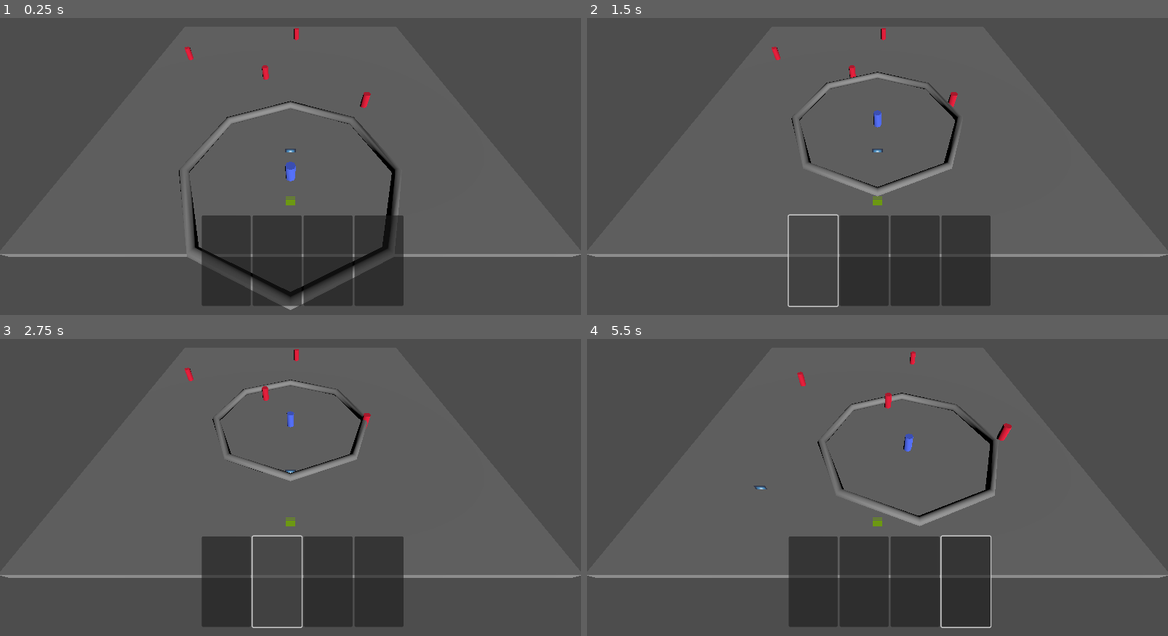
Above: before the commit, frames 1-4 (two rows, left to right).
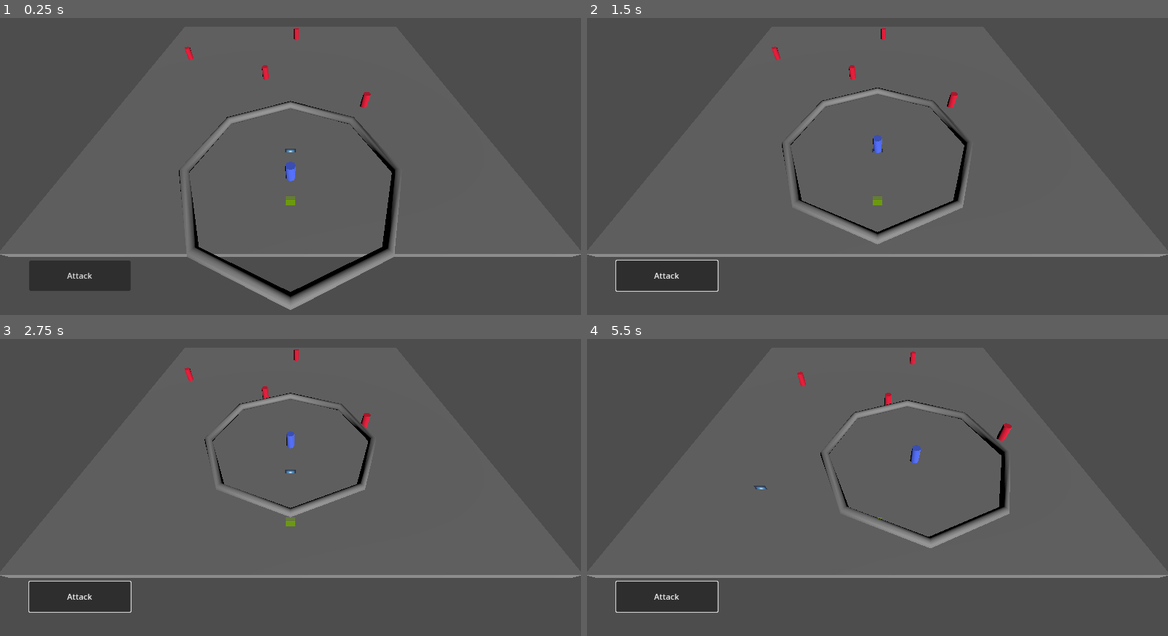
Above: after the commit, the same moments.

Repository: ValorZard/Priyanka-outdated
Game: Godot game, scene res://GameBoard/test_scene.tscn
Two runs of this game, one before a commit and one after it. Both use one fixed random seed, a clock stepped at 60 frames per second and the inputs below. The engine's default icon, where the game draws it, is replaced by a stand-in: a white triangle on a blue panel in a dark square.
Inputs (mouse positions are in pixels of both pictures, inside the frame that each line leads up to):
- Up to frame 1 (0.25 s): no input
- Up to frame 2 (1.5 s): click (668, 276) at 0.5 s, where only the run after the commit has a clickable "Attack"; click (813, 261) at 1.27 s
- Up to frame 3 (2.75 s): click (278, 582) at 2.02 s
- Up to frame 4 (5.5 s): click (912, 582) at 2.77 s; click (964, 582) at 3.52 s; tap Enter (ui_accept) at 4.25, 4.52, 5.27 s; move the mouse to (1005, 457) at 4.27 s; hold Right (ui_right) 4.28-5.03 s; click (1005, 457) at 4.35 s; move the mouse to (761, 490) at 5.02 s; hold Down (ui_down) from 5.03 s (still down); click (761, 490) at 5.1 s

The runs differ from the first frame. In frame 1, 11% of the frame differs, in the area x 5-70%, y 66-98%; in frame 2, 12%; in frame 3, 12%; in frame 4, 15%, in the area x 4-73%, y 18-98%.
Error after the commit: Assertion failed. (res://Attacks/AttackArea.gd:29)

Commit message:
dealt with bug where clicking attack button would also move character unit

Diff:
--- a/GameBoard/Cursor.gd
+++ b/GameBoard/Cursor.gd
@@ -1,4 +1,6 @@
 extends Sprite3D
+
+class_name Cursor
 
 # data variables
 var direction_to_cursor : Vector3
--- a/GameBoard/GameBoard.gd
+++ b/GameBoard/GameBoard.gd
@@ -1,4 +1,6 @@
 extends Node3D
+
+class_name GameBoard
 
 # GameBoard: only handles input from player
 # CombatManager: handles all the meta data for the combat encounter (turn order, initiative, all that good stuff)
@@ -44,19 +46,24 @@
 	if !command_array.is_empty():
 		command_array.pop_back().undo()
 
+func do_attack():
+	var attack_command := AttackCommand.new($CharacterUnit, $EnemyUnit, 1)
+	attack_command.execute()
+	command_array.push_back(attack_command)
 # Called every frame. 'delta' is the elapsed time since the previous frame.
 func _physics_process(delta):
 	# update cursor data so we can use it for movement purposes
-	$Cursor.update_cursor($Camera3D, $CharacterUnit)
+	$UIManager.cursor.update_cursor($Camera3D, $CharacterUnit)
 	# only want to actually set the position we want the unit to move to on click
-	if Input.is_action_just_released("left_mouse_click"):
-		var movement_command := MovementCommand.new($CharacterUnit, $Cursor.direction_to_cursor, $Cursor.distance_to_cursor)
+	if Input.is_action_just_released("left_mouse_click") and $UIManager.cursor_can_click():
+		var movement_command := MovementCommand.new($CharacterUnit,
+			$UIManager.cursor.direction_to_cursor, $UIManager.cursor.distance_to_cursor)
 		movement_command.execute()
 		command_array.push_back(movement_command)
-	if Input.is_action_just_released("attack_debug"):
-		var attack_command := AttackCommand.new($CharacterUnit, $EnemyUnit, 1)
-		attack_command.execute()
-		command_array.push_back(attack_command)
+#	if Input.is_action_just_released("attack_debug"):
+#		var attack_command := AttackCommand.new($CharacterUnit, $EnemyUnit, 1)
+#		attack_command.execute()
+#		command_array.push_back(attack_command)
 	if Input.is_action_just_pressed("undo_debug"):
 		undo_command()
 	# render UI stuff
--- a/GameBoard/test_scene.tscn
+++ b/GameBoard/test_scene.tscn
@@ -1,12 +1,12 @@
-[gd_scene load_steps=10 format=3 uid="uid://cnwcvn25f0evb"]
+[gd_scene load_steps=10 format=3 uid="uid://b8e2oiqmnr637"]
 
 [ext_resource type="Script" path="res://GameBoard/GameBoard.gd" id="1_lty5j"]
-[ext_resource type="PackedScene" uid="uid://vokfoas7a3nt" path="res://UI/CardUI.tscn" id="2_g2jvq"]
 [ext_resource type="PackedScene" uid="uid://ywdc7yprfld7" path="res://Units/CharacterUnit.tscn" id="3_dmna3"]
 [ext_resource type="PackedScene" uid="uid://cmy4ycwq53ul2" path="res://Prototyping/Box.tscn" id="4_t58ag"]
 [ext_resource type="Texture2D" uid="uid://dhjqljog8gjbn" path="res://icon.svg" id="5_7oytf"]
 [ext_resource type="Script" path="res://GameBoard/Cursor.gd" id="5_64lmv"]
 [ext_resource type="PackedScene" uid="uid://ouuora8lxpt7" path="res://Units/EnemyUnit.tscn" id="7_7icr8"]
+[ext_resource type="Script" path="res://UI/UIManager.gd" id="8_2vnjj"]
 [ext_resource type="Script" path="res://GameBoard/CombatManager.gd" id="8_quw6g"]
 
 [sub_resource type="StandardMaterial3D" id="StandardMaterial3D_pp4sk"]
@@ -15,10 +15,32 @@
 [node name="GameBoard" type="Node3D"]
 script = ExtResource("1_lty5j")
 
-[node name="CardUI" parent="." instance=ExtResource("2_g2jvq")]
-
 [node name="Camera3D" type="Camera3D" parent="."]
 transform = Transform3D(1, 0, 0, 0, 0.642788, 0.766044, 0, -0.766044, 0.642788, 0, 20, 10)
+
+[node name="UIManager" type="Control" parent="."]
+layout_mode = 3
+anchors_preset = 0
+script = ExtResource("8_2vnjj")
+
+[node name="Cursor" type="Sprite3D" parent="UIManager"]
+texture = ExtResource("5_7oytf")
+script = ExtResource("5_64lmv")
+
+[node name="AttackButton" type="Button" parent="UIManager"]
+offset_left = 58.0
+offset_top = 540.0
+offset_right = 259.0
+offset_bottom = 600.0
+text = "Attack
+"
+
+[node name="Label" type="Label" parent="UIManager"]
+layout_mode = 0
+offset_left = 435.0
+offset_top = 503.0
+offset_right = 877.0
+offset_bottom = 624.0
 
 [node name="DirectionalLight3D" type="DirectionalLight3D" parent="."]
 transform = Transform3D(0.965926, 0, 0.258819, -0.103606, 0.916384, 0.386661, -0.237178, -0.400301, 0.885159, 0, 70, -11)
@@ -28,10 +50,6 @@
 
 [node name="Box" parent="." instance=ExtResource("4_t58ag")]
 transform = Transform3D(50, 0, 0, 0, 1, 0, 0, 0, 50, 0, 0, -20)
-
-[node name="Cursor" type="Sprite3D" parent="."]
-texture = ExtResource("5_7oytf")
-script = ExtResource("5_64lmv")
 
 [node name="BoxLine" type="CSGBox3D" parent="."]
 material = SubResource("StandardMaterial3D_pp4sk")
--- /dev/null
+++ b/UI/UIManager.gd
@@ -0,0 +1,20 @@
+extends Control
+
+var game_board : GameBoard
+var cursor : Cursor
+
+# Called when the node enters the scene tree for the first time.
+func _ready():
+	game_board = get_parent()
+	cursor = $Cursor
+	$AttackButton.connect("button_up", game_board.do_attack)
+
+# if the cursor is currently over a button or other UI element, don't allow it to click to move the unti
+func cursor_can_click() -> bool:
+	if $AttackButton.is_hovered():
+		return false
+	return true
+
+# Called every frame. 'delta' is the elapsed time since the previous frame.
+func _process(delta):
+	pass
